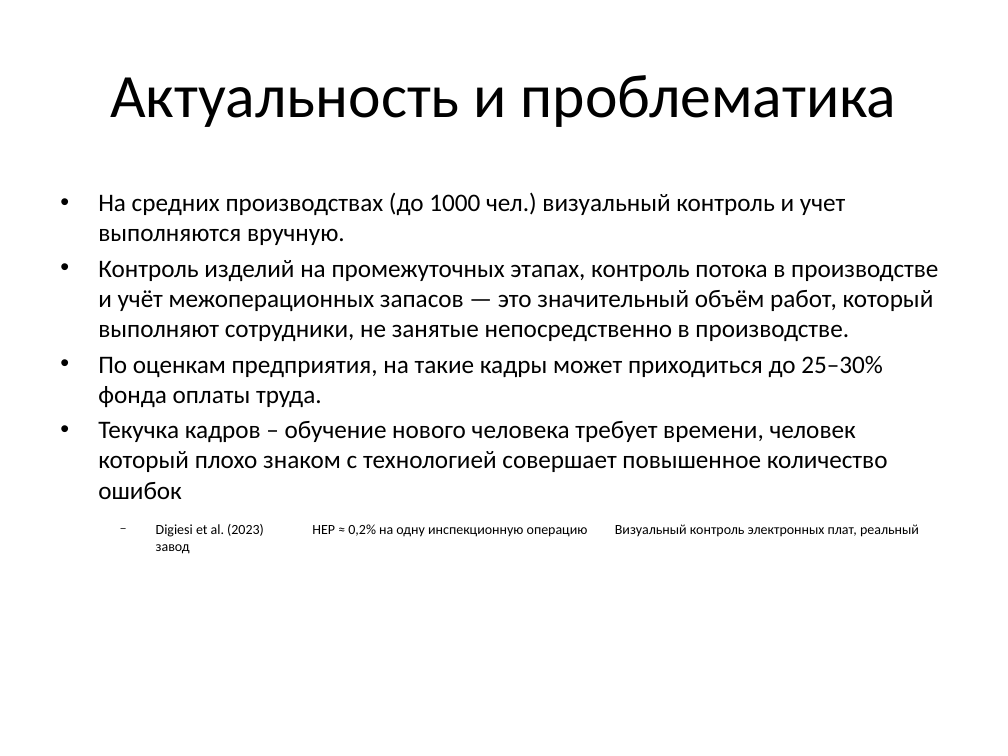
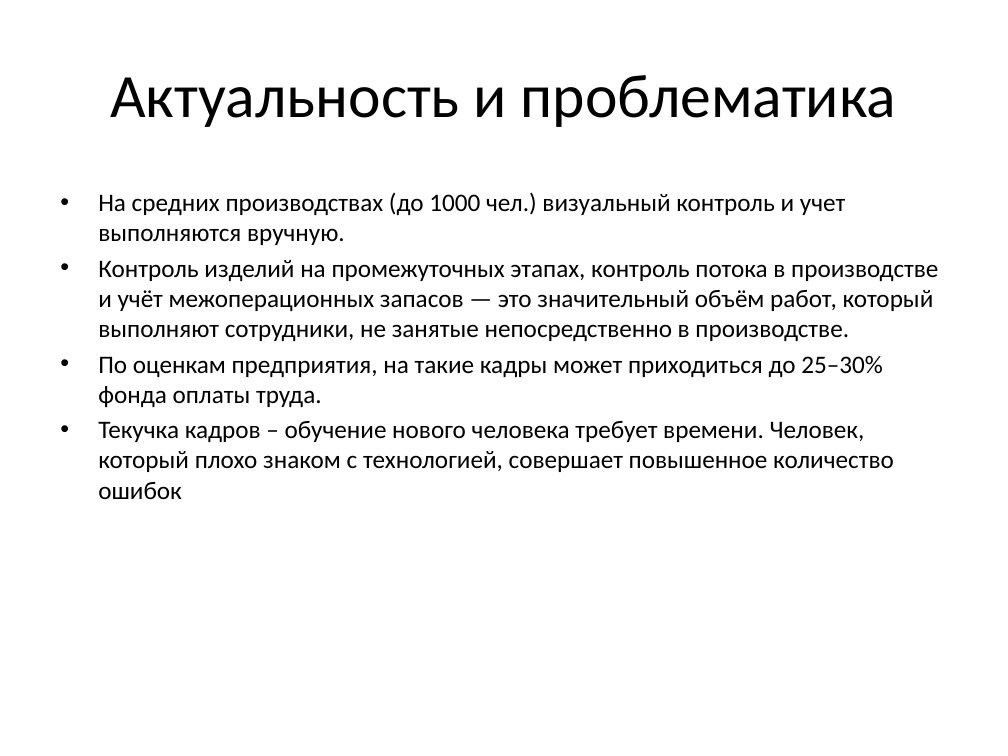
Before and after one commit to EduardKiselev/diploma, a slide deck: slide 2 of diploma_checkpoint1.pptx. Drawn at 1008x756 pixels with LibreOffice and Linux fonts; fonts in the diff are those of the drawing. Boxes give left, top, right and bottom in pixels: in the first picture for what was removed or moved away, otherwise in the second. Text is boxed around its words. In the diff, an @@ line names an element or a change of style, - is before the commit and + after.

```diff
--- a/diploma_checkpoint1.pptx
+++ b/diploma_checkpoint1.pptx
@@ text at bbox=[98, 421, 894, 499]: text changed @@
-• Текучка кадров – обучение нового человека требует времени, человек который плохо знаком с технологией совершает повышенное количество ошибок
-  − Digiesi et al. (2023) HEP ≈ 0,2% на одну инспекционную операцию Визуальный контроль электронных плат, реальный завод
+• Текучка кадров – обучение нового человека требует времени. Человек, который плохо знаком с технологией, совершает повышенное количество ошибок
```
Also in this commit, not shown: 4 other slides changed, 2 slides added, 2 slides removed, 18 other files.
